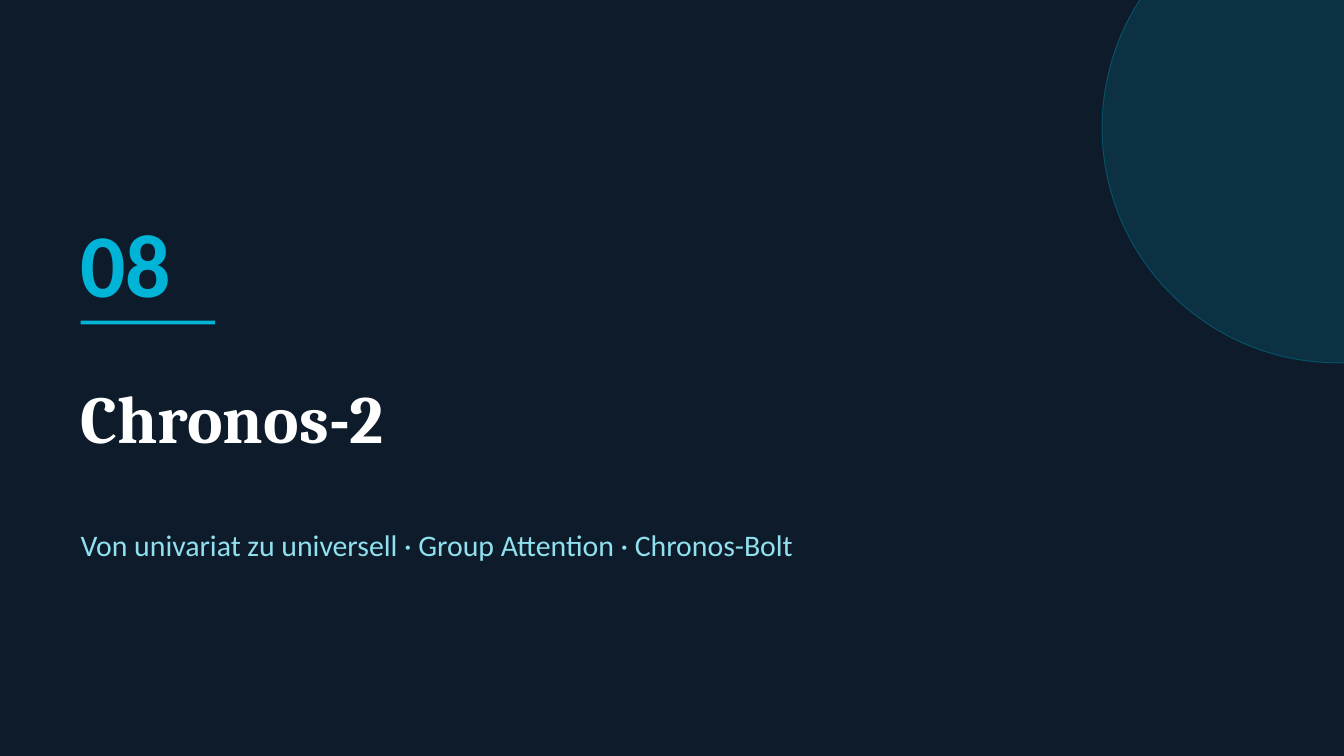
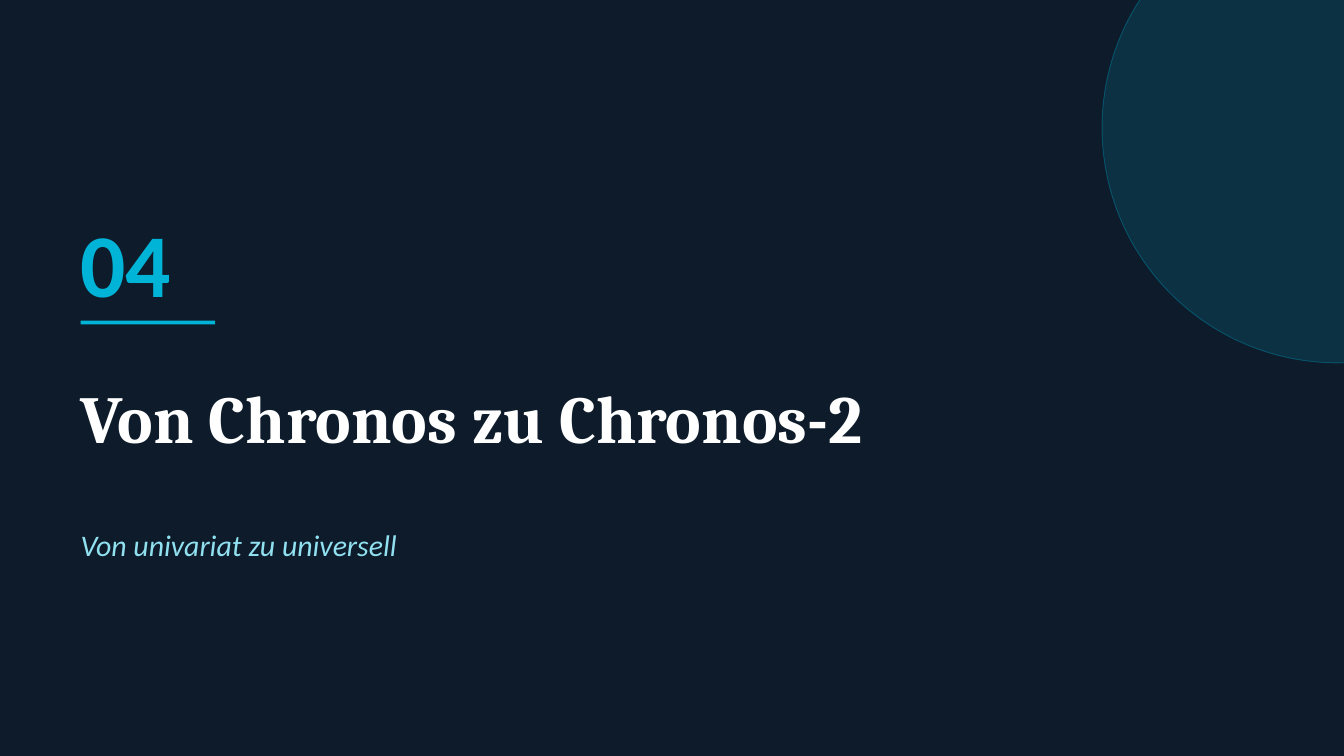
Before and after one commit to KaiSteffen/Business-Prognosis, a slide deck: slide 17 of chronos/presentation/Chronos_Praesentation.pptx (slide 29 before the commit). Drawn at 1344x756 pixels with LibreOffice and Linux fonts; fonts in the diff are those of the drawing. Boxes give left, top, right and bottom in pixels: in the first picture for what was removed or moved away, otherwise in the second. Text is boxed around its words. In the diff, an @@ line names an element or a change of style, - is before the commit and + after.

```diff
--- a/chronos/presentation/Chronos_Praesentation.pptx
+++ b/chronos/presentation/Chronos_Praesentation.pptx
@@ text at (81,238,172,298): text changed @@
-08
+04
@@ text at (81,396,862,444): text changed @@
-Chronos-2
+Von Chronos zu Chronos-2
@@ text at (81,535,397,556): text changed; italic on @@
-Von univariat zu universell · Group Attention · Chronos-Bolt
+Von univariat zu universell
```
Also in this commit, not shown: 14 other slides changed, 12 slides added, 24 slides removed.
